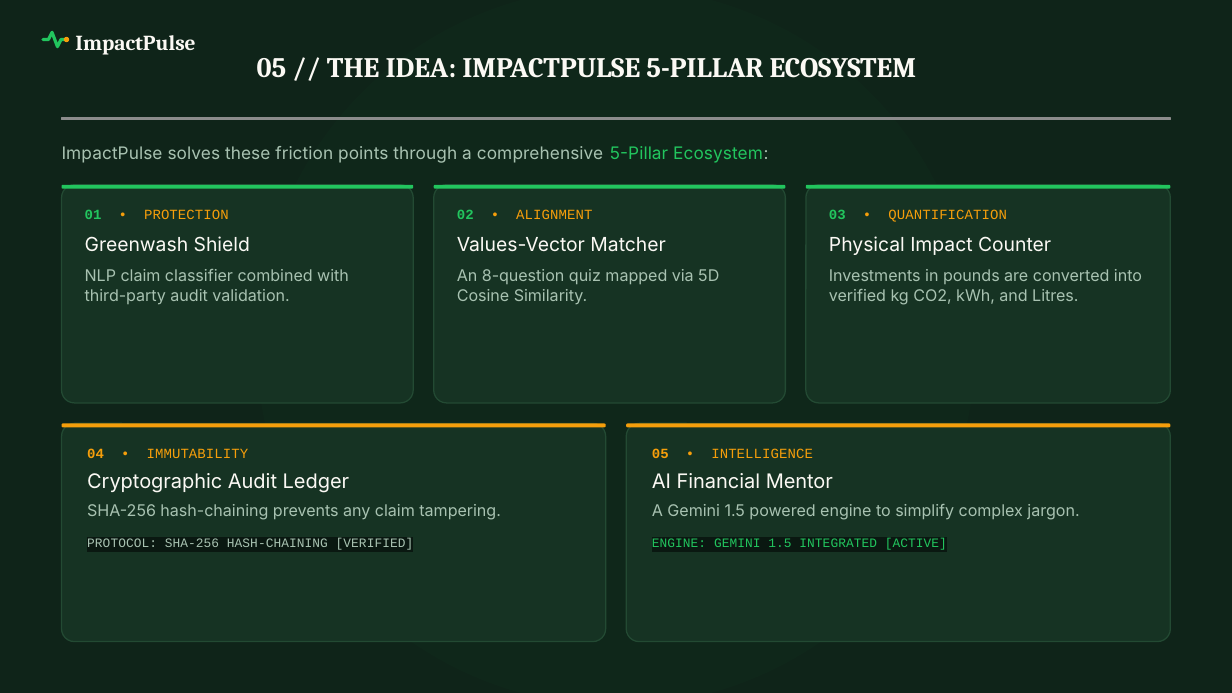
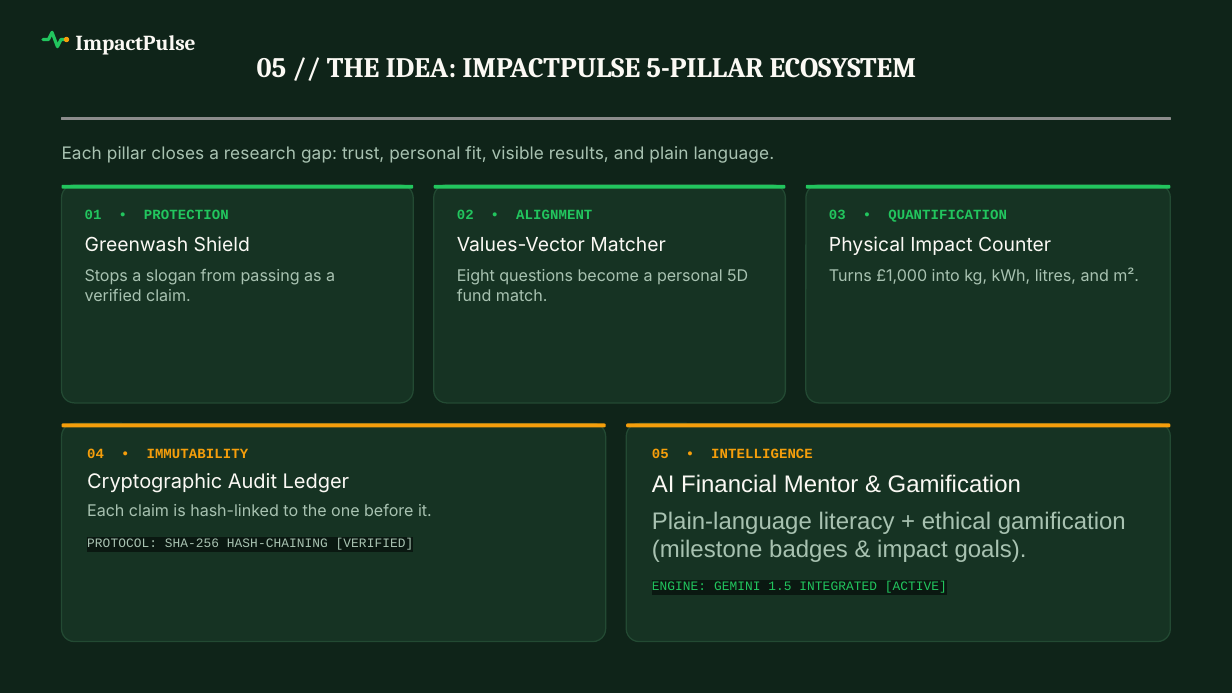
Before and after one commit to Siva-Subramaniam-DS/TCS-Project, a slide deck: slide 5 of ImpactPulse_TCS_Submission_12Slides.pptx. Drawn at 1232x693 pixels with LibreOffice and Linux fonts; fonts in the diff are those of the drawing; grey boxes stand for pictures; background and template pictures are left out. Boxes give left, top, right and bottom in pixels: in the first picture for what was removed or moved away, otherwise in the second. Text is boxed around its words. In the diff, an @@ line names an element or a change of style, - is before the commit and + after.

```diff
--- a/ImpactPulse_TCS_Submission_12Slides.pptx
+++ b/ImpactPulse_TCS_Submission_12Slides.pptx
@@ ellipse removed at <box>256,0,975,693</box> @@
@@ text at <box>62,146,775,163</box>: text changed @@
-ImpactPulse solves these friction points through a comprehensive 5-Pillar Ecosystem:
+Each pillar closes a research gap: trust, personal fit, visible results, and plain language.
@@ text at <box>85,209,229,219</box>: text colour #F59E0B to #22C55E, bold on in "• PROTECTION" @@
@@ text at <box>457,209,592,219</box>: text colour #F59E0B to #22C55E, bold on in "• ALIGNMENT" @@
@@ text at <box>829,209,1007,222</box>: text colour #F59E0B to #22C55E, bold on in "• QUANTIFICATION" @@
@@ text at <box>85,269,335,301</box>: text changed @@
-NLP claim classifier combined with third-party audit validation.
+Stops a slogan from passing as a verified claim.
@@ text at <box>457,269,748,301</box>: text changed @@
-An 8-question quiz mapped via 5D Cosine Similarity.
+Eight questions become a personal 5D fund match.
@@ text at <box>829,267,1139,285</box>: text changed @@
-Investments in pounds are converted into verified kg CO2, kWh, and Litres.
+Turns £1,000 into kg, kWh, litres, and m².
@@ text at <box>87,448,249,458</box>: bold on in "• IMMUTABILITY" @@
@@ text at <box>652,448,813,458</box>: bold on in "• INTELLIGENCE" @@
@@ text at <box>652,474,1126,562</box>: text changed; size 9.4 to 14 pt; font Inter to Arial @@
-AI Financial Mentor
-A Gemini 1.5 powered engine to simplify complex jargon.
+AI Financial Mentor & Gamification
+Plain-language literacy + ethical gamification (milestone badges & impact goals).
@@ text at <box>87,504,432,516</box>: text changed @@
-SHA-256 hash-chaining prevents any claim tampering.
+Each claim is hash-linked to the one before it.
```
Also in this commit, not shown: 11 other slides changed, 1 other file.
